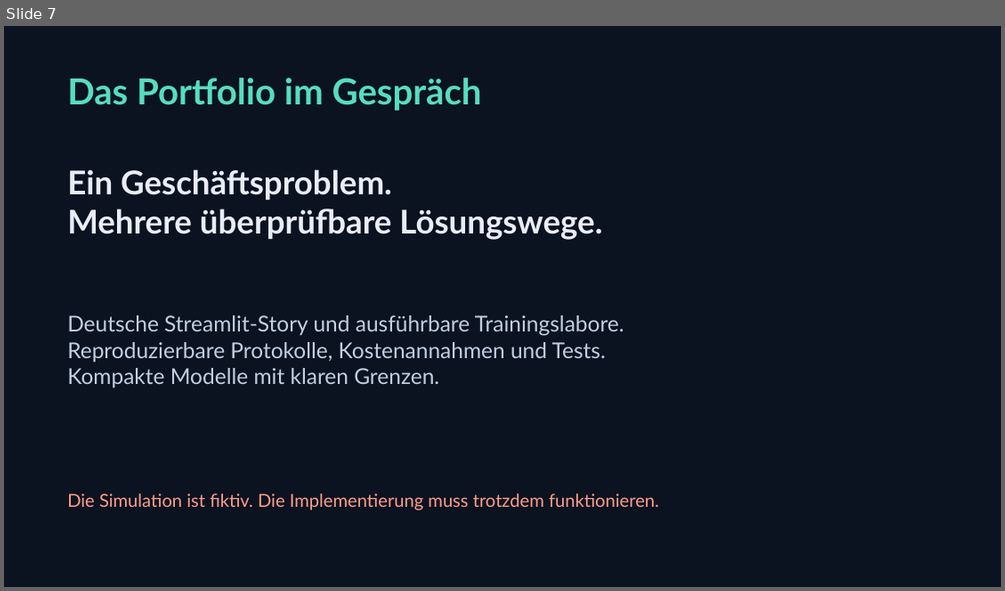
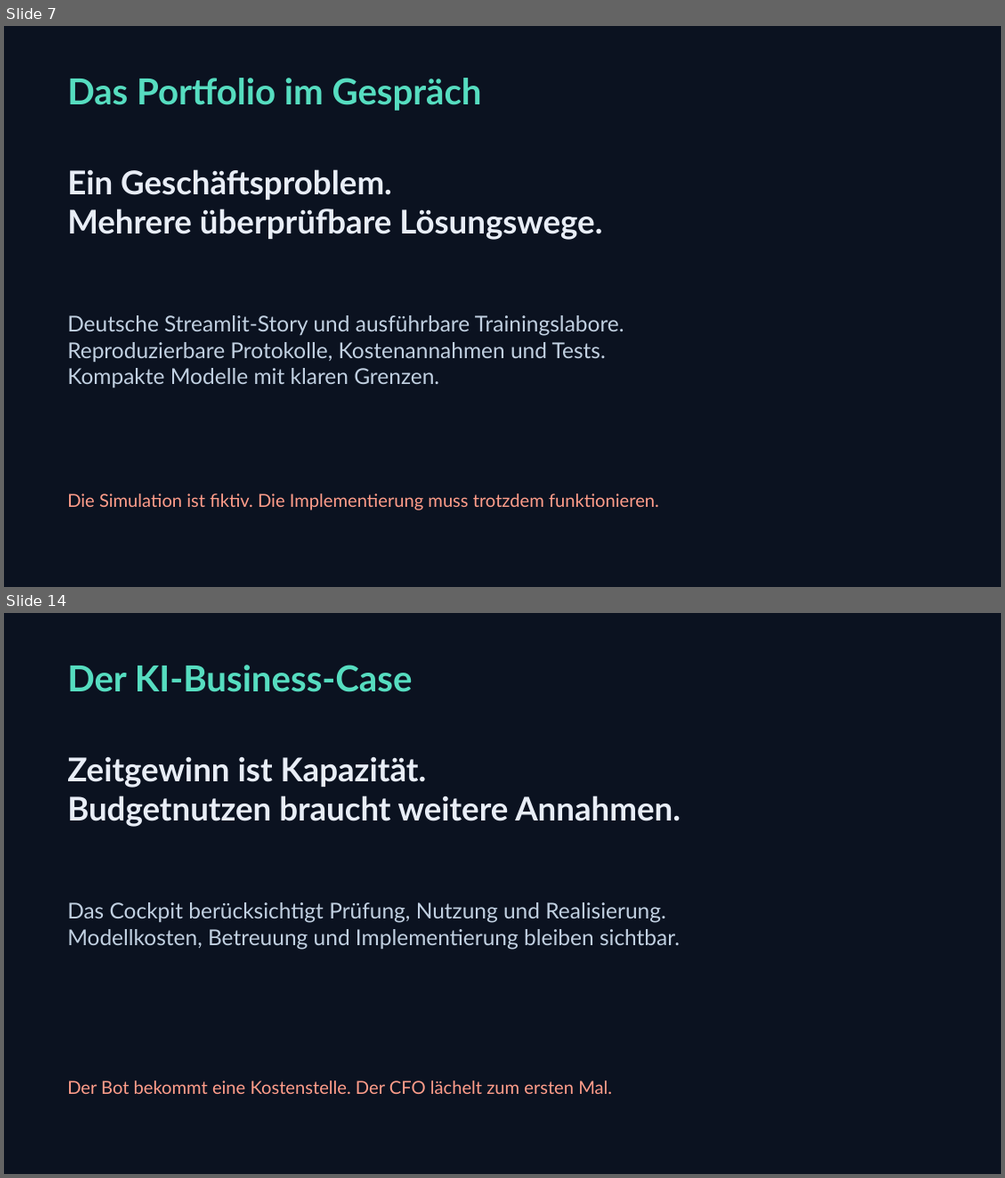
Before and after one commit to botsandbolts/Flight, a slide deck: assets/FLIGHT_Praesentation.pptx. Shown one above the other, each under a label of ours: slide 7 before the commit, slides 7 and 14 after it; the slides between them are not shown. The pictures are 1005x591 and 1005x1178 pixels, drawn with LibreOffice and Linux fonts; fonts in the diff are those of the drawing. Boxes give left, top, right and bottom in pixels: in the first picture for what was removed or moved away, otherwise in the second. Text is boxed around its words. In the diff, an @@ line names an element or a change of style, - is before the commit and + after.

```diff
--- a/assets/FLIGHT_Praesentation.pptx
+++ b/assets/FLIGHT_Praesentation.pptx
@@ slide 14 added at box(4, 613, 1001, 1174), background #0B1220 @@
@@ text added at box(67, 665, 413, 692), 34.5 pt, text #56DDC0, bold @@
+Der KI-Business-Case
@@ text added at box(67, 756, 680, 827), 31.5 pt, text #E8EDF6, bold @@
+Zeitgewinn ist Kapazität.
+Budgetnutzen braucht weitere Annahmen.
@@ text added at box(67, 902, 680, 949), 21 pt, text #C1D0E1 @@
+Das Cockpit berücksichtigt Prüfung, Nutzung und Realisierung.
+Modellkosten, Betreuung und Implementierung bleiben sichtbar.
@@ text added at box(67, 1080, 612, 1094), 17.2 pt, text #FF9D8A @@
+Der Bot bekommt eine Kostenstelle. Der CFO lächelt zum ersten Mal.
```
Also in this commit, not shown: 7 other slides added, 21 other files.
